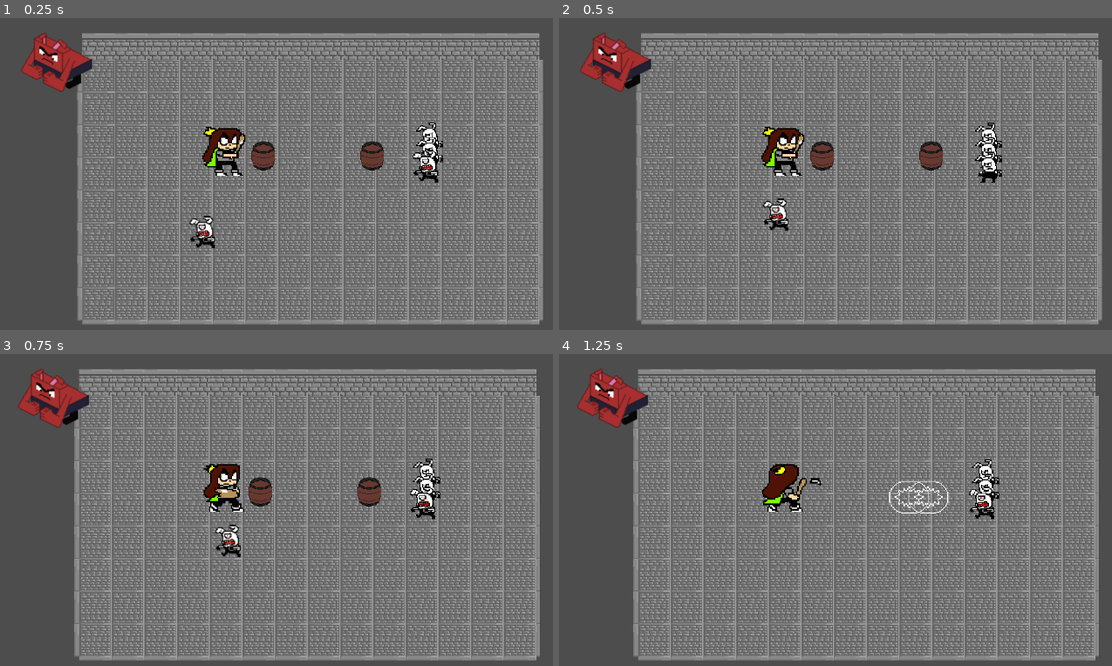
Above: before the commit, frames 1-4 (two rows, left to right).
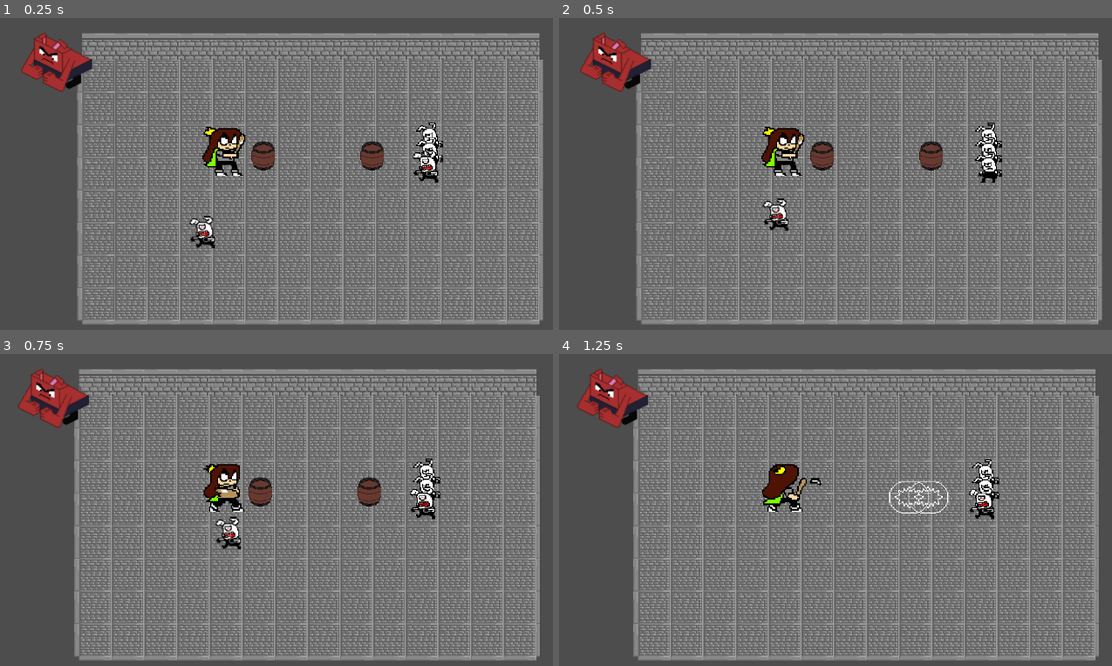
Above: after the commit, the same moments.

Repository: Megameca04/Proyecto_Cuki
Game: Godot game, scene res://Pruebas.tscn
Same seed, same stepped clock (60 frames per second), same inputs: the game is played once before the commit and once after it.
Inputs:
- Up to frame 1 (0.25 s): no input
- Up to frame 2 (0.5 s): no input
- Up to frame 3 (0.75 s): hold Right (ui_right) from 0.53 s (still down); hold Z (Atacar) from 0.53 s (still down)
- Up to frame 4 (1.25 s): keep holding Right (ui_right); keep holding Z (Atacar)

Frames 1-2 are identical in both runs. In frame 3, 0.4% of the frame differs, in the area x 38-44%, y 51-66%; in frame 4, nothing differs.

Commit message:
The enemy explodes now when it ate the barrel and it's near Cuki

Diff:
--- a/Cuki-Clash of the Kuins/Entidades/explosive_eater.tscn
+++ b/Cuki-Clash of the Kuins/Entidades/explosive_eater.tscn
@@ -6,7 +6,7 @@
 [ext_resource type="PackedScene" uid="uid://dljqaqas8it2e" path="res://Objetos/CukiHealthbar.tscn" id="3_8p41f"]
 
 [sub_resource type="CircleShape2D" id="CircleShape2D_obhf7"]
-radius = 32.0
+radius = 16.0
 
 [sub_resource type="Animation" id="2"]
 resource_name = "Movin"
@@ -49,7 +49,7 @@
 radius = 105.224
 
 [sub_resource type="CircleShape2D" id="CircleShape2D_jf8a7"]
-radius = 65.9697
+radius = 72.0
 
 [sub_resource type="CircleShape2D" id="CircleShape2D_j4u7k"]
 radius = 24.0
@@ -123,11 +123,12 @@
 offset_top = -40.0
 offset_right = 24.0
 offset_bottom = -32.0
-theme = SubResource("Theme_fbml5")
+theme = SubResource("Theme_gprdh")
 
 [node name="Hide_timer" type="Timer" parent="."]
 
 [node name="AttackSpawner" type="Node2D" parent="."]
 
 [connection signal="body_entered" from="VisionField" to="." method="_on_vision_field_body_entered"]
+[connection signal="body_entered" from="AttackArea" to="." method="_on_attack_area_body_entered"]
 [connection signal="body_entered" from="Hitbox" to="." method="_on_hitbox_body_entered"]
--- a/Cuki-Clash of the Kuins/Scripts/ExplosiveEater.gd
+++ b/Cuki-Clash of the Kuins/Scripts/ExplosiveEater.gd
@@ -41,15 +41,30 @@
 		if barrel.global_position.distance_to(self.global_position) < distanceToBarrel:
 			distanceToBarrel = barrel.global_position.distance_to(self.global_position)
 			barrelToGet = barrel
+	state = ExplosiveEaterState.SearchingBarrel
+
+func attackPlayer():
+	var atk = ATTACK.instantiate()
+	atk.add_to_group("expl_blonk")
+	atk.global_position = attack_spawner.global_position
+	call_deferred("add_sibling",atk)
+	self.queue_free()
+
+func eatBarrel(body):
+	state = ExplosiveEaterState.Pursuing
+	body.queue_free()
 
 func _on_vision_field_body_entered(body):
 	if body.get_name() == "Cuki" && state == ExplosiveEaterState.Chill:
 		Cuki = body
-		state = ExplosiveEaterState.SearchingBarrel
 		checkClosestBarrel()
-
 
 func _on_hitbox_body_entered(body):
 	if body.is_in_group("Barrels") && ExplosiveEaterState.SearchingBarrel:
-		state = ExplosiveEaterState.Pursuing
-		body.queue_free()
+		eatBarrel(body)
+	if body.get_name() == "Cuki" && state == ExplosiveEaterState.Pursuing:
+		attackPlayer()
+
+func _on_attack_area_body_entered(body):
+	if body.get_name() == "Cuki" && state == ExplosiveEaterState.Pursuing:
+		attackPlayer()
Not shown: 2 places in Cuki-Clash of the Kuins/Entidades/Cuki.tscn that only renumber resources
Not shown: 2 places in Cuki-Clash of the Kuins/Entidades/Rabion.tscn that only renumber resources
Not shown: 2 places in Cuki-Clash of the Kuins/Entidades/blonk.tscn that only renumber resources
Not shown: 1 places in Cuki-Clash of the Kuins/Entidades/explosive_eater.tscn that only renumber resources
